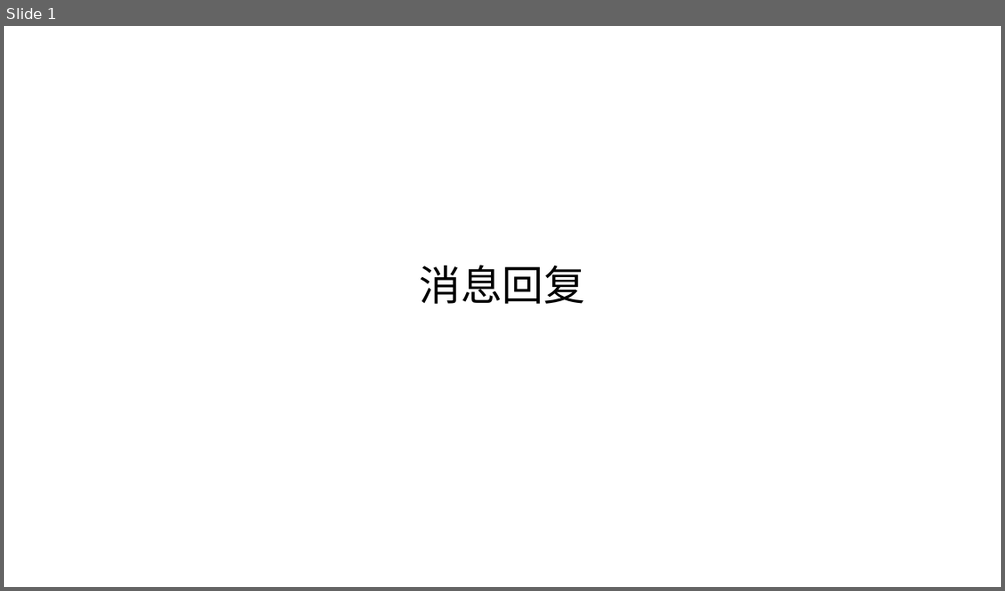
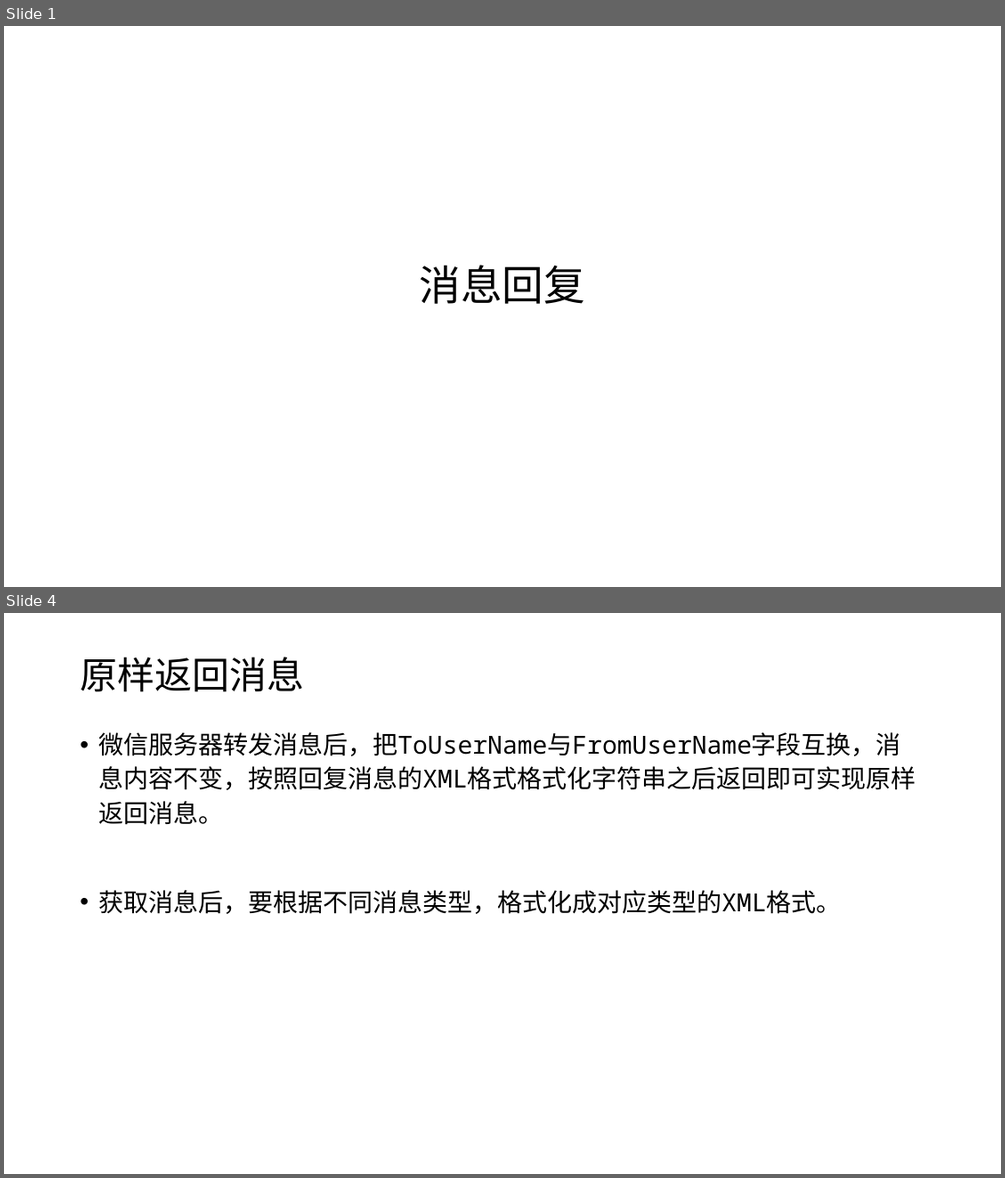
Before and after one commit to edu2act/course-wechat-and-miniprogram, a slide deck: ch02/原样返回消息.pptx. Shown one above the other, each under a label of ours: slide 1 before the commit, slides 1 and 4 after it; the slides between them are not shown. The pictures are 1005x591 and 1005x1178 pixels, drawn with LibreOffice and Linux fonts; fonts in the diff are those of the drawing. Boxes give left, top, right and bottom in pixels: in the first picture for what was removed or moved away, otherwise in the second. Text is boxed around its words. In the diff, an @@ line names an element or a change of style, - is before the commit and + after.

```diff
--- a/ch02/原样返回消息.pptx
+++ b/ch02/原样返回消息.pptx
@@ slide 4 added at bbox=[4, 613, 1001, 1174], background #FFFFFF @@
@@ title added at bbox=[80, 657, 304, 692], 36 pt, text #000000 @@
+原样返回消息
@@ text added at bbox=[98, 732, 915, 914], 24 pt, text #000000 @@
+• 微信服务器转发消息后，把ToUserName与FromUserName字段互换，消息内容不变，按照回复消息的XML格式格式化字符串之后返回即可实现原样返回消息。
+• 获取消息后，要根据不同消息类型，格式化成对应类型的XML格式。
```
Also in this commit, not shown: 1 slide changed, 1 other slide added, 1 slide removed, 7 other files.
